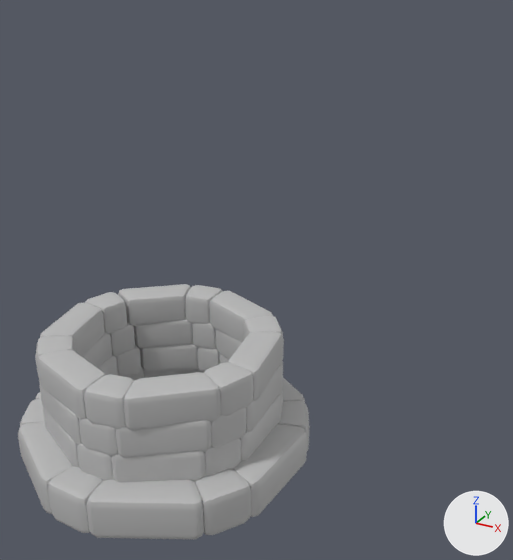
An edit to the FBX model Assets/Models/props/well.fbx, drawn before and after from the same camera.
One viewpoint serves both versions: a 50 mm camera at (0.187, -0.109, 0.126) aimed at (0.075, 0.095, 0.024). The lights are fixed; the arrows at lower right show +X, +Y and +Z. Where no turn or scale is listed for an object, it has been applied to the vertices. Vertices at the same position are counted once.
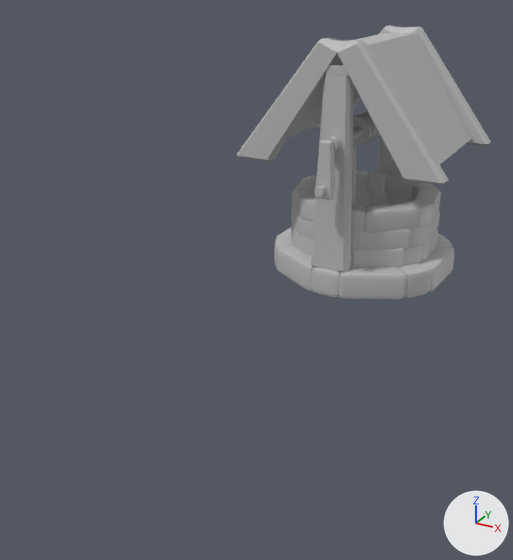
What differs and where, as boxes (x1, y1, x2, y2) in the pictures (513 x 560 px; the box of a moved part takes in the faces that stretch with it):
'pCube40', reshaped, moved (13% narrower, 7% taller): before (18, 284, 310, 539); after (237, 25, 491, 299)
part 1 of me_mesh, moved or reshaped: before (282, 378, 305, 402); after (438, 233, 445, 239)
part 2 of me_mesh, moved or reshaped (not visible afterwards): before (143, 368, 204, 378)
part 3 of me_mesh, moved or reshaped: before (36, 392, 41, 399); after (276, 227, 291, 239)
part 4 of me_mesh, moved or reshaped: before (278, 401, 310, 451); after (436, 238, 454, 251)
part 5 of me_mesh, moved or reshaped (not visible afterwards): before (128, 366, 144, 380)
part 6 of me_mesh, moved or reshaped: before (195, 469, 251, 535); after (399, 263, 431, 298)
part 7 of me_mesh, moved or reshaped: before (20, 399, 45, 427); after (274, 238, 293, 268)
part 8 of me_mesh, moved or reshaped: before (47, 466, 103, 533); after (311, 266, 341, 297)
part 9 of me_mesh, moved or reshaped: before (86, 479, 204, 539); after (339, 266, 407, 299)
part 10 of me_mesh, moved or reshaped: before (18, 422, 72, 514); after (277, 246, 315, 291)
part 11 of me_mesh, moved or reshaped: before (233, 424, 307, 517); after (418, 247, 454, 292)
part 12 of me_mesh, moved or reshaped (not visible afterwards): before (115, 343, 198, 377)
part 13 of me_mesh, moved or reshaped (not visible afterwards): before (98, 355, 118, 375)
part 14 of me_mesh, moved or reshaped: before (43, 407, 79, 468); after (295, 232, 312, 255)
part 15 of me_mesh, moved or reshaped (not visible afterwards): before (198, 347, 220, 372)
part 16 of me_mesh, moved or reshaped (not visible before): after (291, 226, 296, 246)
part 17 of me_mesh, moved or reshaped: before (77, 444, 113, 480); after (351, 250, 352, 262)
part 18 of me_mesh, moved or reshaped: before (204, 439, 241, 476); after (404, 244, 423, 265)
part 19 of me_mesh, moved or reshaped: before (240, 395, 282, 461); after (422, 229, 438, 260)
part 20 of me_mesh, moved or reshaped: before (111, 451, 206, 482); after (351, 248, 405, 268)
part 21 of me_mesh, moved or reshaped (not visible afterwards): before (220, 354, 229, 364)
part 22 of me_mesh, added: after (326, 136, 342, 152)
part 23 of me_mesh, added: after (315, 185, 327, 196)
part 24 of me_mesh, added: after (353, 126, 364, 140)

Edits to the bpy script that builds the scene:
```text
Change me_mesh:
    remove me_mesh.from_pydata(...)  # 2672 vertices, 2588 faces; spans x -0.0389..0.0396, y -0.0406..0.0405, z -0.0185..0.0185
    add me_mesh.from_pydata(...)  # 4936 vertices, 4662 faces; spans x -0.0448..0.0435, y -0.0535..0.0535, z -0.0513..0.0513
    me_mesh part 1: the loose piece of 108 vertices spanning x -0.0062..0.0319, y 0.0177..0.0405, z -0.0185..-0.0062 is moved by (0.0, -0.0014, -0.0328)
    me_mesh part 2: the loose piece of 56 vertices spanning x -0.0304..-0.0042, y 0.0188..0.0398, z -0.0185..-0.0062 is moved by (0.0, -0.0014, -0.0328)
    me_mesh part 3: the loose piece of 56 vertices spanning x -0.0389..-0.0268, y -0.0133..0.0146, z -0.0185..-0.0062 is moved by (0.0, -0.0014, -0.0328)
    me_mesh part 4: the loose piece of 56 vertices spanning x 0.0236..0.0381, y 0.009..0.0237, z -0.0185..-0.0062 is moved by (0.0, -0.0014, -0.0328)
    me_mesh part 5: the loose piece of 56 vertices spanning x -0.0371..-0.0223, y 0.0107..0.0255, z -0.0185..-0.0062 is moved by (0.0, -0.0014, -0.0328)
    me_mesh part 6: the loose piece of 56 vertices spanning x 0.0218..0.0367, y -0.0267..-0.0117, z -0.0185..-0.0062 is moved by (0.0, -0.0014, -0.0328)
    me_mesh part 7: the loose piece of 56 vertices spanning x -0.0375..-0.0228, y -0.0245..-0.0098, z -0.0185..-0.0062 is moved by (0.0, -0.0014, -0.0328)
    me_mesh part 8: the loose piece of 56 vertices spanning x -0.0081..0.0055, y -0.0406..-0.0281, z -0.0185..-0.0062 is moved by (0.0, -0.0014, -0.0328)
    me_mesh part 9: the loose piece of 56 vertices spanning x 0.0034..0.0297, y -0.0401..-0.0196, z -0.0185..-0.0062 is moved by (0.0, -0.0014, -0.0328)
    me_mesh part 10: the loose piece of 56 vertices spanning x -0.0313..-0.0053, y -0.0394..-0.018, z -0.0185..-0.0062 is moved by (0.0, -0.0014, -0.0328)
    me_mesh part 11: the loose piece of 56 vertices spanning x 0.0267..0.0396, y -0.016..0.0118, z -0.0185..-0.0062 is moved by (0.0, -0.0014, -0.0328)
    me_mesh part 12: the loose piece of 108 vertices spanning x -0.0309..-0.0045, y 0.0071..0.032, z -0.0079..0.0021 is moved by (0.0, -0.0014, -0.0328)
    me_mesh part 13: the loose piece of 56 vertices spanning x -0.032..-0.0214, y -0.0131..0.0095, z -0.0079..0.0021 is moved by (0.0, -0.0014, -0.0328)
    me_mesh part 14: the loose piece of 56 vertices spanning x -0.0237..-0.0023, y -0.0324..-0.016, z -0.0079..0.0021 is moved by (0.0, -0.0014, -0.0328)
    me_mesh part 15: the loose piece of 56 vertices spanning x -0.0062..0.0048, y 0.0229..0.033, z -0.0079..0.0021 is moved by (0.0, -0.0014, -0.0328)
    me_mesh part 16: the loose piece of 56 vertices spanning x -0.0294..-0.0173, y -0.0218..-0.0097, z -0.0079..0.0021 is moved by (0.0, -0.0014, -0.0328)
    me_mesh part 17: the loose piece of 56 vertices spanning x -0.0039..0.0071, y -0.0328..-0.0226, z -0.0079..0.0021 is moved by (0.0, -0.0014, -0.0328)
    me_mesh part 18: the loose piece of 56 vertices spanning x 0.0189..0.0307, y -0.0194..-0.0075, z -0.0079..0.0021 is moved by (0.0, -0.0014, -0.0328)
    me_mesh part 19: the loose piece of 56 vertices spanning x 0.0218..0.0318, y -0.0104..0.0122, z -0.0079..0.0021 is moved by (0.0, -0.0014, -0.0328)
    me_mesh part 20: the loose piece of 56 vertices spanning x 0.0049..0.0258, y -0.0317..-0.0142, z -0.0079..0.0021 is moved by (0.0, -0.0014, -0.0328)
    me_mesh part 21: the loose piece of 56 vertices spanning x 0.0034..0.0247, y 0.0154..0.0324, z -0.0079..0.0021 is moved by (0.0, -0.0014, -0.0328)
    me_mesh part 22: a new loose piece, a 20-sided cylinder along y spanning x -0.003..0.0027, y -0.0438..-0.0397, z 0.0106..0.0162, in mat_lambert1 (grey #bcbcbc)
    me_mesh part 23: a new loose piece, a 20-sided cylinder along y spanning x -0.0018..0.0015, y -0.0535..-0.0472, z -0.0039..-0.0005, in mat_lambert1 (grey #bcbcbc)
    me_mesh part 24: a new loose piece, a 20-sided cylinder along y spanning x -0.0024..0.0021, y -0.0348..0.0336, z 0.0111..0.0157, in mat_lambert1 (grey #bcbcbc)
    me_mesh part 25: the loose piece of 108 vertices spanning x -0.0315..-0.0059, y 0.0057..0.0315, z 0.0005..0.0105 is moved by (0.0, -0.0014, -0.0328)
    me_mesh part 26: 21 loose pieces with 1228 vertices, spanning x -0.0328..0.0327, y -0.0329..0.0331, z 0.0005..0.0185, are deleted
    me_mesh part 27: 3212 vertices added at x -0.0448..0.0435, y -0.0496..0.0535, z -0.0397..0.0513
Change ob_pcube40:
    ob_pcube40.location: (0.0822, 0.028, 0.0175) -> (0.0822, 0.1839, 0.0503)
```
